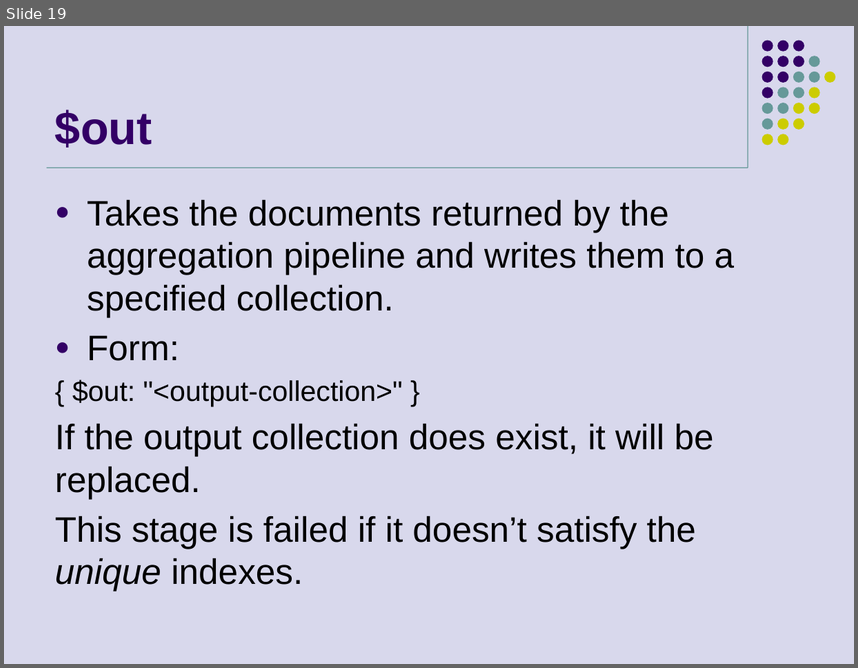
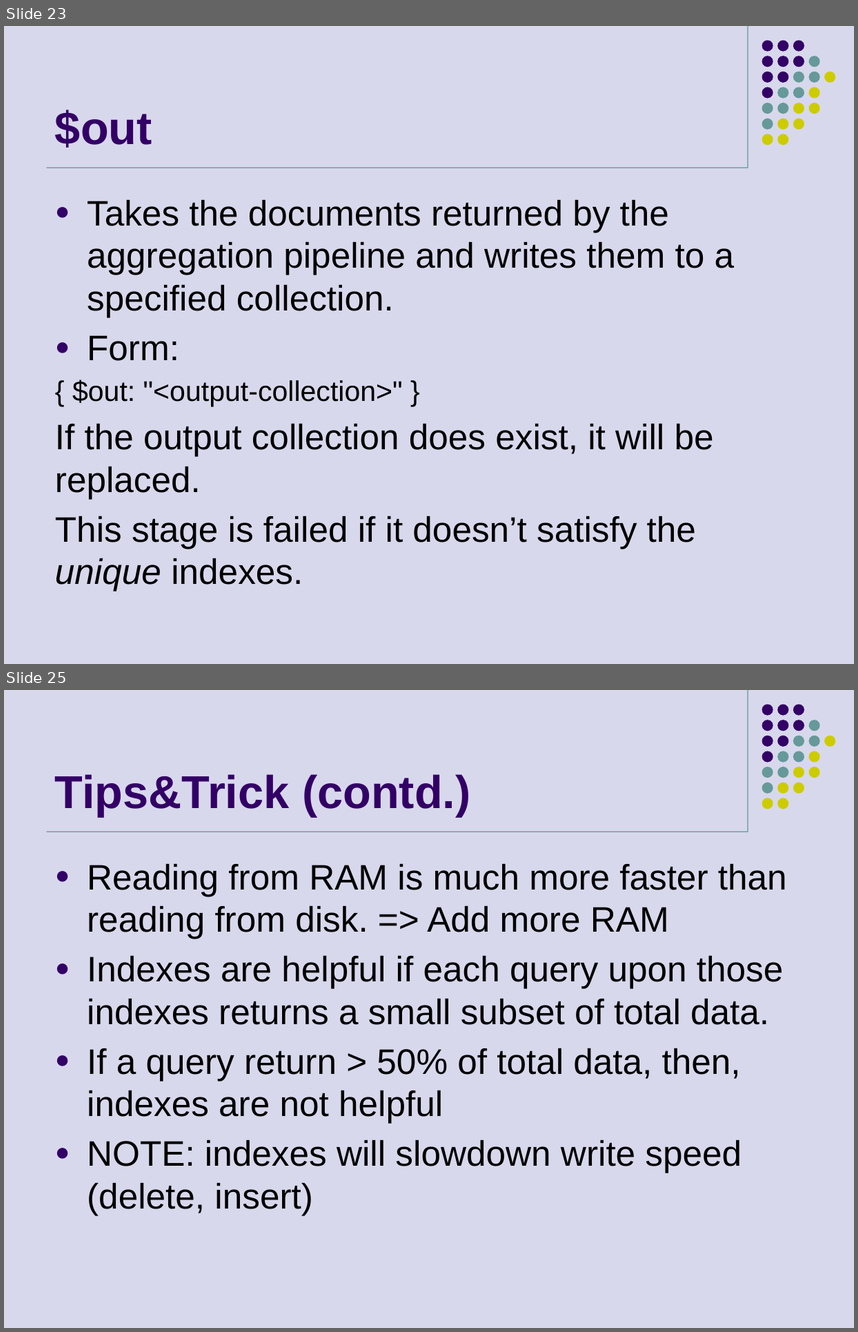
Before and after one commit to khuongdv/mongodb-dba-study, a slide deck: MongoDB Aggregation Framework.pptx. Shown one above the other, each under a label of ours: slide 19 before the commit, slides 23 and 25 after it; the slides between them are not shown. The pictures are 858x668 and 858x1332 pixels, drawn with LibreOffice and Linux fonts; fonts in the diff are those of the drawing. Boxes give left, top, right and bottom in pixels: in the first picture for what was removed or moved away, otherwise in the second. Text is boxed around its words. In the diff, an @@ line names an element or a change of style, - is before the commit and + after.

```diff
--- a/MongoDB Aggregation Framework.pptx
+++ b/MongoDB Aggregation Framework.pptx
@@ slide 25 added at <box>4,690,854,1328</box>, background #D8D8EC; not listed: 33 template elements that a slide beside it also shows @@
@@ title added at <box>55,774,470,816</box>, 39 pt, text #330066, bold @@
+Tips&Trick (contd.)
@@ text added at <box>87,863,787,1215</box>, 30 pt, text #000000 @@
+● Reading from RAM is much more faster than reading from disk. => Add more RAM
+● Indexes are helpful if each query upon those indexes returns a small subset of total data.
+● If a query return > 50% of total data, then, indexes are not helpful
+● NOTE: indexes will slowdown write speed (delete, insert)
@@ what was slide 19 is now slide 23 @@
```
Also in this commit, not shown: 1 slide changed, 6 other slides added, 5 slides removed.
